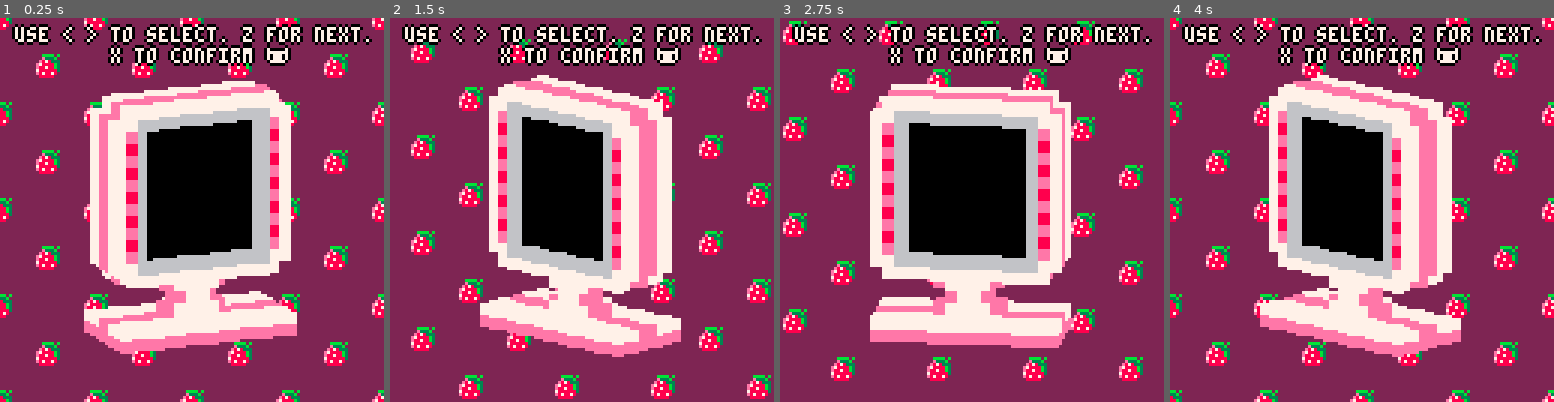
Above: before the commit, frames 1-4 (left to right).
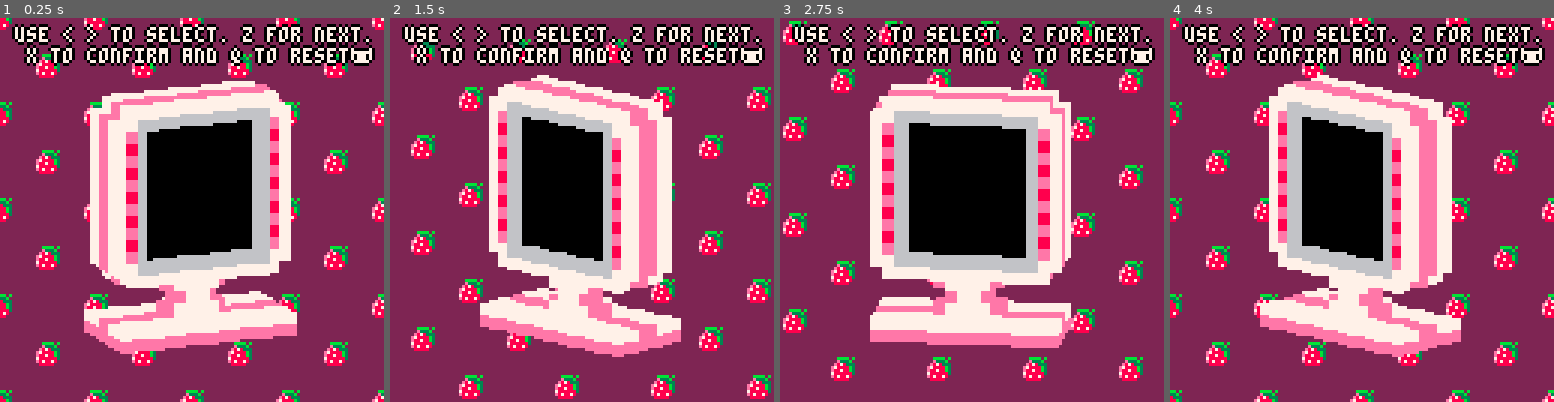
Above: after the commit, the same moments.

Repository: roycocup/pico8
Game: PICO-8 cartridge ttj.p8
The game is run twice, just before and just after one commit, with the same random seed, the same clock (stepped at 60 frames per second) and the same inputs.
Inputs:
- Up to frame 1 (0.25 s): no input
- Up to frame 2 (1.5 s): tap X (X key) at 0.33, 1.07 s; tap O (Z key) at 0.7 s
- Up to frame 3 (2.75 s): hold Right 1.6-2.1 s; hold P2 Left 1.6-2.1 s; tap O (Z key) at 1.7, 2.1, 2.5 s; tap X (X key) at 1.85 s; hold Up 2.15-2.42 s; hold P2 Down 2.15-2.42 s; hold Right from 2.47 s (still down); hold P2 Left from 2.47 s (still down)
- Up to frame 4 (4 s): tap O (Z key) at 2.9, 3.3, 3.7 s; tap X (X key) at 2.97 s; release Right at 3.03 s; release P2 Left at 3.03 s; hold Left 3.08-3.58 s; hold P2 Right 3.08-3.58 s; hold Down 3.63-3.97 s; hold P2 Up 3.63-3.97 s

The runs differ from the first frame. In frame 1, 3.1% of the frame differs, in the area x 6-98%, y 7-13%; in frame 2, 3.1%; in frame 3, 3.1%; in frame 4, 3.1%.

Commit message:
more tinytv

Diff:
--- a/heroquest.p8
+++ b/heroquest.p8
@@ -27,12 +27,12 @@
             add(board, {cells = {name=x.."-"..y, x=x, y=y}})
         end
     end
-    populateBombs(board)
-    --populateNumbers(board)
+    populatebombs(board)
+    --populatenumbers(board)
     return board;
 end
 
-function populateBombs(b)
+function populatebombs(b)
     local used = {}
     local x = rnd(b.max_x)
     --[[
@@ -127,32 +127,27 @@
 
 function _draw()
  cls()
- --[[
  showcursor()
  applymarks()
  runcoroutines()
- print (stat(0))
- print (stat(1))
- ]]--
-
 end
 __gfx__
-00000000000000000000000000aaaa000a00000000a2000002a02002029000000240000000000000000000000000000000000000000000000000000000000000
-0000000000222200007777000a7777a00aa00aa0029920002a990020299000002400000000000000000000000000000000000000000000000000000000000000
-007007000202222007077770a777077a00a77a002299222229000902290000000000000000000000000000000000000000000000000000000000000000000000
-000770000222222007777770a707777a00077000a2aaaaaa00000090000000002000000000000000000000000000000000000000000000000000000000000000
-000770000222222007777770a777777a0aaaa000a9aaa999200000a2000000920000000200000000000000000000000000000000000000000000000000000000
-007007000202222007077070a777707aaa000a002999a99220090092000000920000004200000000000000000000000000000000000000000000000000000000
-0000000000222200007777000a7777a000000aaa0299992020090000000000000000000000000000000000000000000000000000000000000000000000000000
-00000000000000000000000000aaaa0000000000000000000a920000029920000040200000000000000000000000000000000000000000000000000000000000
-88000088004444000000000000000000000000000000000000000000000000000000000000000000000000000000000000000000000000000000000000000000
+00000000000000000000000000aaaa000a00000000a2000002a02002029000000240000000000000000022222222000000000000000000000000000000000000
+0000000000222200007777000a7777a00aa00aa0029920002a9900202990000024000000000000000000ccccccc2000000000000000000000000000000000000
+007007000202222007077770a777077a00a77a0022992222290009022900000000000000000000000000ccccccc2000000000000000000000000000000000000
+000770000222222007777770a707777a00077000a2aaaaaa000000900000000020000000000000000000cfffffc2000000000000000000000000000000000000
+000770000222222007777770a777777a0aaaa000a9aaa999200000a20000009200000002000000000000cccfccc2000000000000000000000000000000000000
+007007000202222007077070a777707aaa000a002999a992200900920000009200000042000000000000cccfccc2000000000000000000000000000000000000
+0000000000222200007777000a7777a000000aaa0299992020090000000000000000000000000000000f1111111f200000000000000000000000000000000000
+00000000000000000000000000aaaa0000000000000000000a920000029920000040200000000000000f1188811f200000000000000000000000000000000000
+88000088000000000000000000000000000000000000000000000000000000000000000000000000000f1188811f200000000000000000000000000000000000
+80000008000000000000000000000000000000000000000000000000000000000000000000000000cccc11181112000000000000000000000000000000000000
+00000000000000000000000000000000000000000000000000000000000000000000000000000000c11c11111112000000000000000000000000000000000000
+00000000000000000000000000000000000000000000000000000000000000000000000000000000c11c11000112000000000000000000000000000000000000
+000000000000000000000000000000000000000000000000000000000000000000000000000000000c1c11000112000000000000000000000000000000000000
+0000000000000000000000000000000000000000000000000000000000000000000000000000000000c000000000000000000000000000000000000000000000
 80000008000000000000000000000000000000000000000000000000000000000000000000000000000000000000000000000000000000000000000000000000
-00000000400000040000000000000000000000000000000000000000000000000000000000000000000000000000000000000000000000000000000000000000
-00000000400000040000000000000000000000000000000000000000000000000000000000000000000000000000000000000000000000000000000000000000
-00000000400000040000000000000000000000000000000000000000000000000000000000000000000000000000000000000000000000000000000000000000
-00000000400000040000000000000000000000000000000000000000000000000000000000000000000000000000000000000000000000000000000000000000
-80000008000000000000000000000000000000000000000000000000000000000000000000000000000000000000000000000000000000000000000000000000
-88000088004444000000000000000000000000000000000000000000000000000000000000000000000000000000000000000000000000000000000000000000
+88000088000000000000000000000000000000000000000000000000000000000000000000000000000000000000000000000000000000000000000000000000
 00000000000000000000000000000000000000000000000000000000000000000000000000000000000000000000000000000000000000000000000000000000
 00000000000000000000000000000000000000000000000000000000000000000000000000000000000000000000000000000000000000000000000000000000
 00000000000000000000000000000000000000000000000000000000000000000000000000000000000000000000000000000000000000000000000000000000
--- a/ttj.p8
+++ b/ttj.p8
@@ -17,7 +17,6 @@
 tv_yoffset    =0
 tv_fakevangle =0 --min:-1 max:1
 tv_debug      =false
-own_debug     =true
 
 
 -- http://webstaff.itn.liu.se/~stegu/circle/circlealgorithm.pdf
@@ -45,12 +44,10 @@
   end
 end
 
-screen = {x=0,y=0,x2=10,y2=11}
-cross = {x=0, y=0}
 function update_cross()
   local interval = 1
-	local size = 4
-	cross.size = 4
+	local size = 2
+	cross.size = 2
 
   if (btnp(0)) cross.x -= interval
   if (btnp(1)) cross.x += interval
@@ -64,72 +61,80 @@
   if (cross.y > y2_limit) cross.y=y2_limit
   if (cross.x < 0) cross.x=0
   if (cross.y < 0) cross.y=0
-
-end
-
-frame = 0
+end
+
 function frame_cnt()
   frame +=1
   if (frame >= 30 ) frame = 0
 end
 
-solution = {}
-colors = {}
 function setup_board()
   colors = {
-    {color ="red", index = 8},
-    {color ="yellow", index = 10},
+    {color="red", index = 8},
+    {color="yellow", index = 10},
     {color="blue", index = 12},
     {color="green", index = 11},
     {color="purple", index = 15},
     {color="white", index = 7},
   }
   local pieces = 4
-
+  solution = {}
   for i=0, pieces do
-    add(solution, rnd(count(colors)-1) + 1)
-  end
-end
-
----this is called on tv turn-on
----initialize your game here
+    add(solution, flr(rnd(count(colors))+1))
+  end
+end
+
+function draw_solution()
+  distance = 0
+ for k,v in pairs(solution) do
+  pset(distance,0 ,colors[v].index)
+  distance += 2
+ end
+end
+
+function listen()
+
+
+
+  -- reset
+  if (btnp(5,1)) then
+    sfx(2)
+    setup_board()
+  end
+end
+
+
+--[[Mains]]--
+
 function _game_init()
+  frame   = 0
+  colors  = {}
+  screen  = {x=0,y=0,x2=10,y2=11}
+  cross   = {x=0, y=0}
   setup_board()
-
-end
-
-
----update your game here
+end
+
+
 function _game_update()
   frame_cnt()
   update_cross()
-end
-
-
----draw your game here
+  listen()
+end
+
+
 function _game_draw()
- -- rectfill(0,0,10,11,0)
- --circ(5,5,5,8)
  cls()
  spr(1,cross.x,cross.y,4,4)
- -- circ(cross.x,cross.y,2,5)
- i = 0
- for v in all(solution) do
-  pset(i,0,colors[v].index)
-  i += 1
- end
-end
-
---called on tv turn-off (optional)
+end
+
+
 function _game_shutdown()
 end
 
---called on cart start-up (works only then)
---puts text on the screen (optional)
 function _set_screen_text()
  -- (text,x,y,alignment,color0,color1)
  tv_add_text("use < > to select. z for next.", 64,5,1,7,0)
- tv_add_text ("x to confirm 🐱",64,12,1,7,0)
+ tv_add_text ("x to confirm and q to reset🐱",64,12,1,7,0)
 end
 
 ---put your own functions there
@@ -389,10 +394,10 @@
 end
 
 __gfx__
-00000000100100000000000000000000000000000000000000000000000000000000000000000000000000000000000000000000000000000000000000000000
-00000000000000000000000000000000000000000000000000000000000000000000000000000000000000000000000000000000000000000000000000000000
-00700700000000000000000000000000000000000000000000000000000000000000000000000000000000000000000000000000000000000000000000000000
-00077000100100000000000000000000000000000000000000000000000000000000000000000000000000000000000000000000000000000000000000000000
+00000000616000000000000000000000000000000000000000000000000000000000000000000000000000000000000000000000000000000000000000000000
+00000000101000000000000000000000000000000000000000000000000000000000000000000000000000000000000000000000000000000000000000000000
+00700700616000000000000000000000000000000000000000000000000000000000000000000000000000000000000000000000000000000000000000000000
+00077000000000000000000000000000000000000000000000000000000000000000000000000000000000000000000000000000000000000000000000000000
 00077000000000000000000000000000000000000000000000000000000000000000000000000000000000000000000000000000000000000000000000000000
 00700700000000000000000000000000000000000000000000000000000000000000000000000000000000000000000000000000000000000000000000000000
 00000000000000000000000000000000000000000000000000000000000000000000000000000000000000000000000000000000000000000000000000000000
Not shown, changed: the sound effects (__sfx__) section of ttj.p8
Not shown, added: .swp
